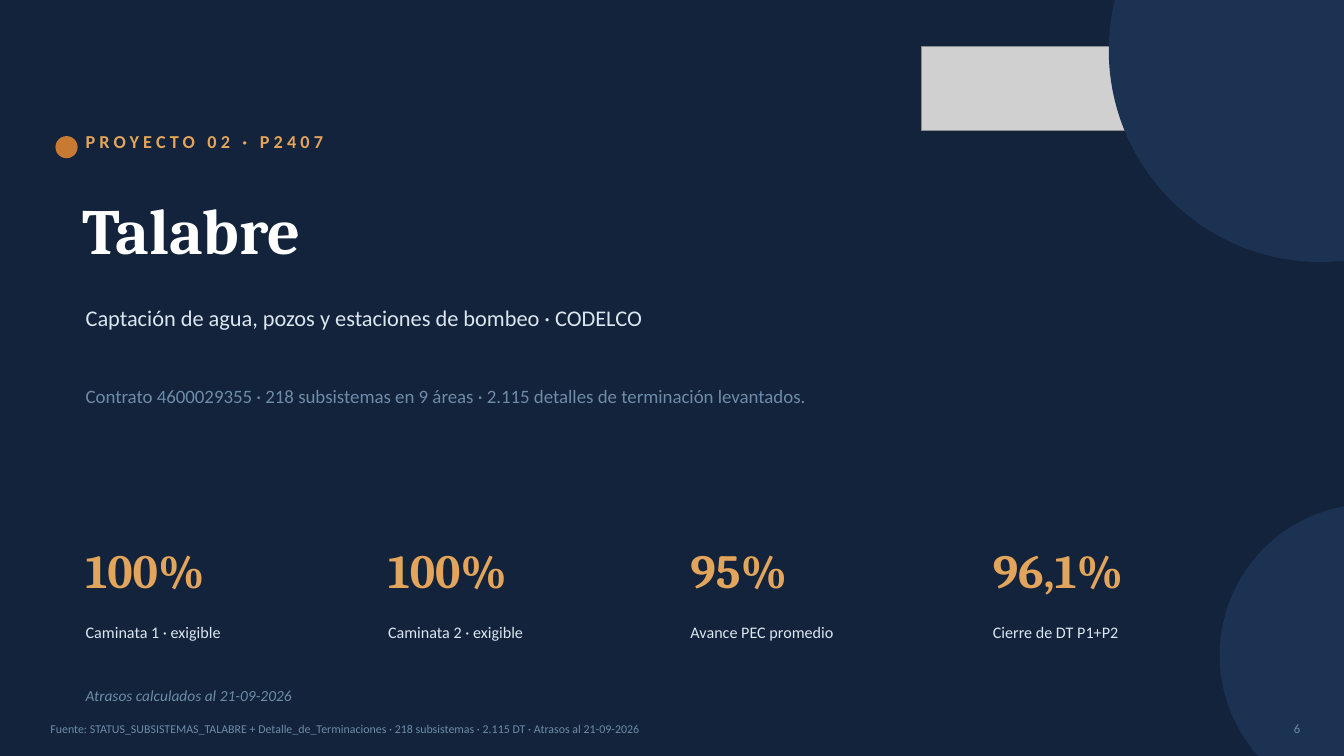
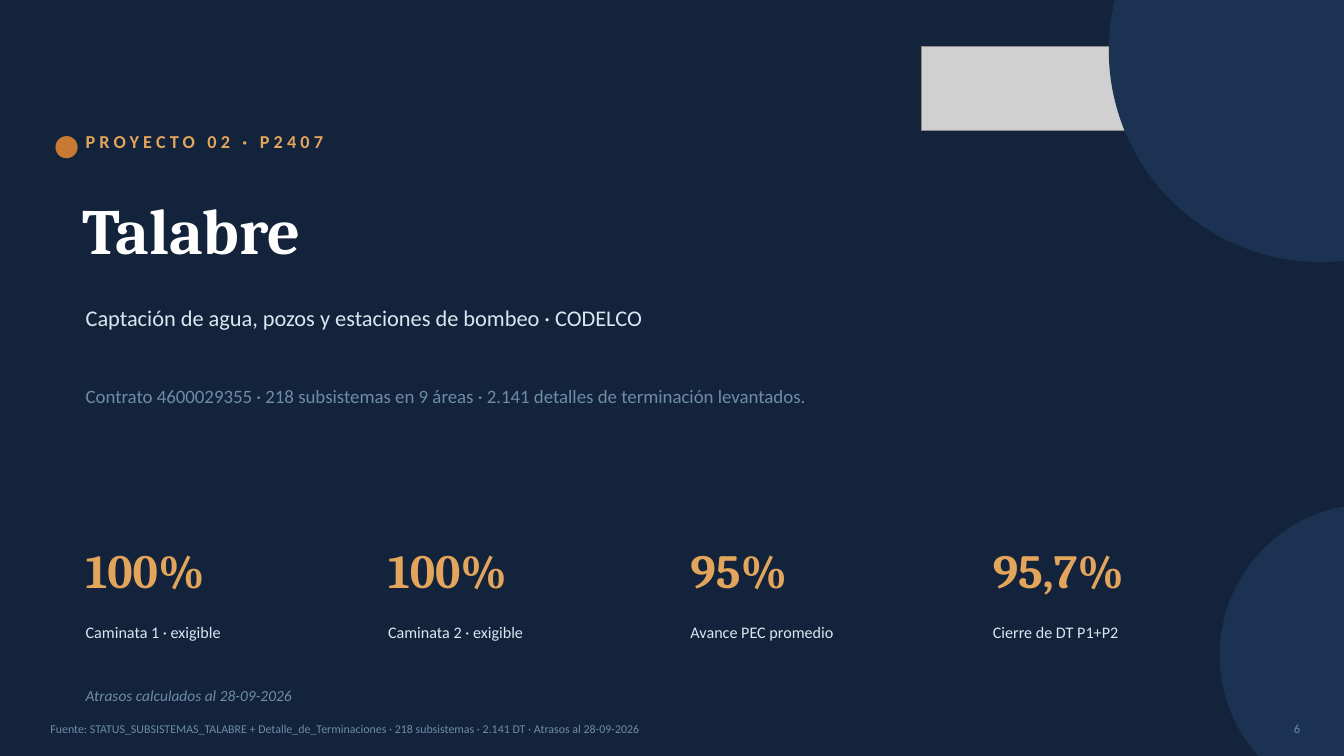
Before and after one commit to tdkvalex/Dashboard-HSEQ, a slide deck: slide 6 of panel_control_TOP_P1/Panel_Control_TOP_P1.pptx. Drawn at 1344x756 pixels with LibreOffice and Linux fonts; fonts in the diff are those of the drawing; grey boxes stand for pictures. Boxes give left, top, right and bottom in pixels: in the first picture for what was removed or moved away, otherwise in the second. Text is boxed around its words. In the diff, an @@ line names an element or a change of style, - is before the commit and + after.

```diff
--- a/panel_control_TOP_P1/Panel_Control_TOP_P1.pptx
+++ b/panel_control_TOP_P1/Panel_Control_TOP_P1.pptx
@@ text at <box>86,390,806,403</box>: text changed @@
-Contrato 4600029355 · 218 subsistemas en 9 áreas · 2.115 detalles de terminación levantados.
+Contrato 4600029355 · 218 subsistemas en 9 áreas · 2.141 detalles de terminación levantados.
@@ text at <box>993,555,1124,595</box>: text changed @@
-96,1%
+95,7%
@@ text at <box>86,690,292,701</box>: text changed @@
-Atrasos calculados al 21-09-2026
+Atrasos calculados al 28-09-2026
@@ text at <box>50,725,640,735</box>: text changed @@
-Fuente: STATUS_SUBSISTEMAS_TALABRE + Detalle_de_Terminaciones · 218 subsistemas · 2.115 DT · Atrasos al 21-09-2026
+Fuente: STATUS_SUBSISTEMAS_TALABRE + Detalle_de_Terminaciones · 218 subsistemas · 2.141 DT · Atrasos al 28-09-2026
```
Also in this commit, not shown: 4 other slides changed, 3 other files.
